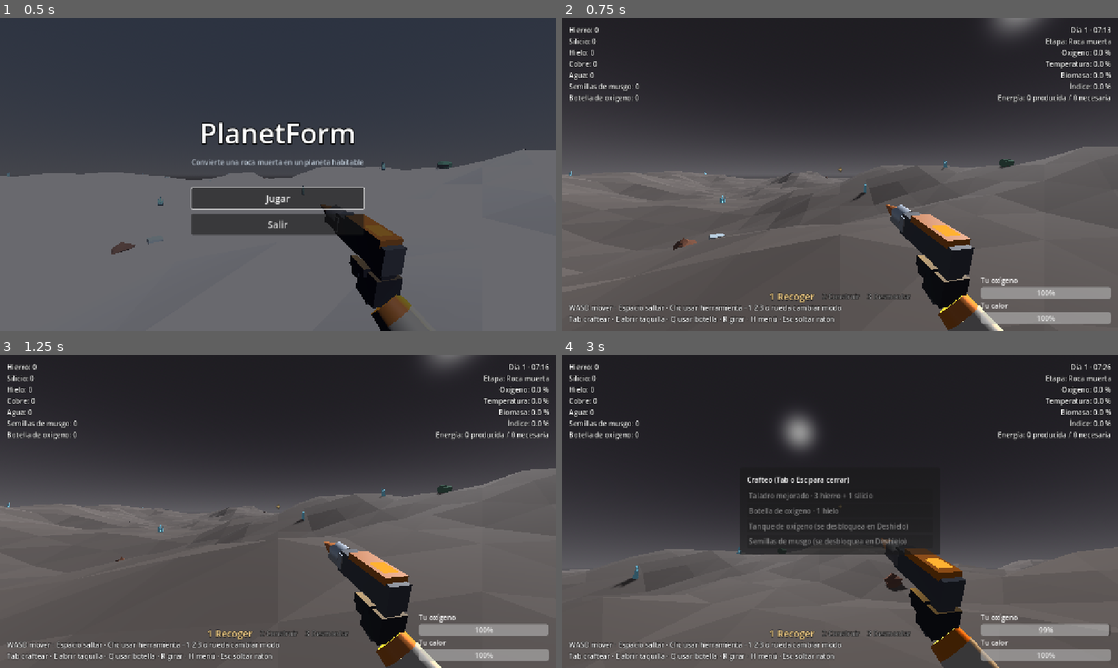
Above: before the commit, frames 1-4 (two rows, left to right).
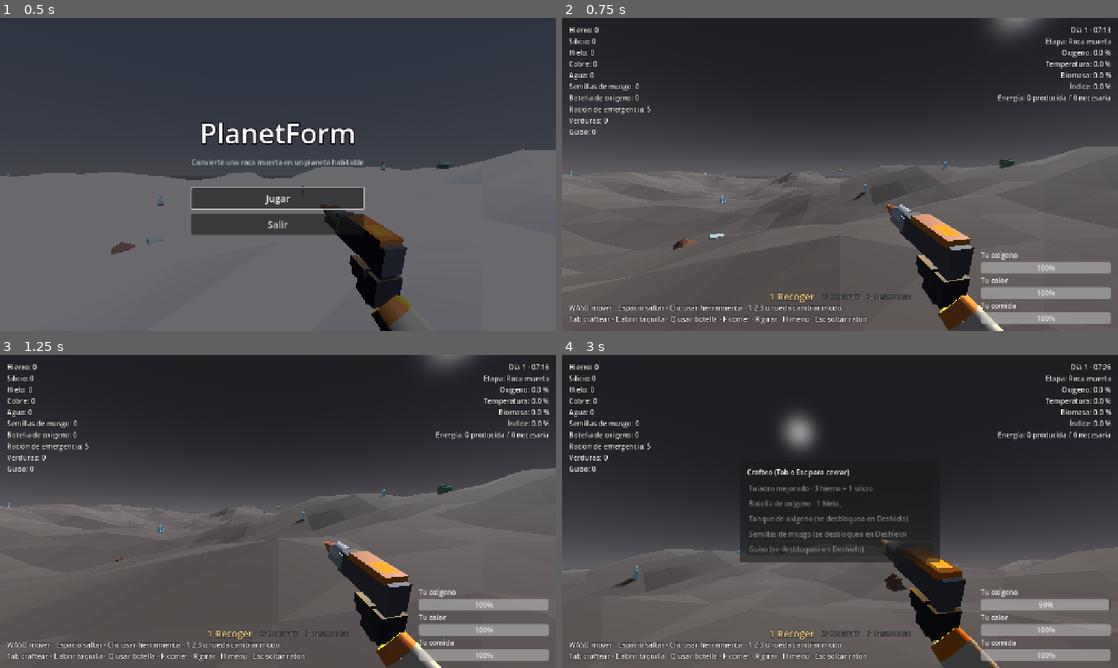
Above: after the commit, the same moments.

Repository: johnlobo/planetform
Game: Godot game, scene res://scenes/main.tscn
The game is run twice, just before and just after one commit, with the same random seed, the same clock (stepped at 60 frames per second) and the same inputs.
Inputs (mouse positions are in pixels of both pictures, inside the frame that each line leads up to):
- Up to frame 1 (0.5 s): no input
- Up to frame 2 (0.75 s): click "Jugar" at 0.5 s
- Up to frame 3 (1.25 s): no input
- Up to frame 4 (3 s): tap Enter (ui_accept) at 1.25 s; move the mouse to (867, 511) at 1.27 s; hold W (move_forward) 1.28-2.03 s; hold Tab (craft) 1.28-2.03 s; click (867, 511) at 1.42 s; tap Space (jump) at 1.52 s; tap F (eat, bound only after the commit) at 1.55, 2.1 s; move the mouse to (728, 527) at 2.02 s; hold S (move_back) 2.03-2.78 s; click (728, 527) at 2.17 s; tap Tab (craft) at 2.3 s; move the mouse to (851, 505) at 2.77 s; hold W (move_forward) from 2.78 s (still down); hold Tab (craft) from 2.78 s (still down); click (851, 505) at 2.92 s

Frame 1 is identical in both runs. In frame 2, 1.5% of the frame differs, in the area x 1-99%, y 28-98%; in frame 3, 1.5%; in frame 4, 4.6%.

Commit message:
Hambre y comida: barra de comida, raciones, verduras del bancal y guiso
- Barra de comida que se vacía en 12 minutos; a 0 hay 60 s para comer.
- F come verduras (+20), raciones (+40) o guiso (+100); se empieza con 5 raciones.
- El bancal da 1 verdura cada 20 s con energía (hasta 12), se ven los frutos y se abre con E.
- Guiso: 3 verduras + 1 agua.
- La producción de la bomba y del bancal comparte código (produce_time por máquina).
- Se guarda el hambre; las partidas antiguas reciben las raciones iniciales.

Co-Authored-By: Claude Opus 5.5 (1M context) <noreply@anthropic.com>
Claude-Session: https://claude.ai/code/session_01D6hFzFaLP2uXyi52sDmz7U

Diff:
--- a/scripts/game_state.gd
+++ b/scripts/game_state.gd
@@ -22,6 +22,9 @@
 	"agua": "Agua",
 	"semillas": "Semillas de musgo",
 	"botella": "Botella de oxígeno",
+	"racion": "Ración de emergencia",
+	"verdura": "Verduras",
+	"guiso": "Guiso",
 }
 
 # "stage" es la etapa mínima de terraformación que desbloquea la receta.
@@ -37,6 +40,7 @@
 	"generador_avanzado": {"name": "Generador avanzado", "cost": {"hierro": 4, "cobre": 3, "hielo": 3}, "kind": "building", "stage": 2},
 	"calentador_avanzado": {"name": "Calentador avanzado", "cost": {"hierro": 4, "cobre": 3, "silicio": 2}, "kind": "building", "stage": 2},
 	"semillas": {"name": "Semillas de musgo", "cost": {"agua": 1, "silicio": 1}, "kind": "consumable", "stage": 2},
+	"guiso": {"name": "Guiso", "cost": {"verdura": 3, "agua": 1}, "kind": "consumable", "stage": 2},
 	"musgo": {"name": "Musgo", "cost": {"semillas": 1}, "kind": "building", "stage": 2},
 	"bomba": {"name": "Bomba de agua", "cost": {"hierro": 3, "cobre": 2}, "kind": "building", "stage": 2},
 	"cultivo": {"name": "Bancal de cultivo", "cost": {"hierro": 2, "agua": 3, "semillas": 2}, "kind": "building", "stage": 2},
@@ -64,10 +68,16 @@
 	"taquilla": {"energy": 0, "oxygen": 0, "temperature": 0, "biomass": 0, "storage": 50},
 	# Deshielo: el musgo crece solo; el bancal, más rápido pero con energía.
 	"musgo": {"energy": 0, "oxygen": 0, "temperature": 0, "biomass": 1},
-	"cultivo": {"energy": -1, "oxygen": 0, "temperature": 0, "biomass": 3},
-	# Saca agua del subsuelo y la guarda: "produces" cada PUMP_TIME segundos.
-	"bomba": {"energy": -1, "oxygen": 0, "temperature": 0, "biomass": 0, "storage": 20, "produces": "agua"},
+	# Saca agua del subsuelo y la guarda: una unidad de "produces" cada
+	# "produce_time" segundos con toda la energía, hasta llenar "storage".
+	"bomba": {"energy": -1, "oxygen": 0, "temperature": 0, "biomass": 0, "storage": 20, "produces": "agua", "produce_time": 6.0},
+	# El bancal, además de subir la biomasa, da verduras para comer.
+	"cultivo": {"energy": -1, "oxygen": 0, "temperature": 0, "biomass": 3, "storage": 12, "produces": "verdura", "produce_time": 20.0},
 }
+
+# Comida: cuánto quita el hambre cada cosa. Al comer (F) se toma la primera
+# de esta lista que haya en la mochila.
+const FOODS := {"verdura": 20.0, "racion": 40.0, "guiso": 100.0}
 
 # Modos de la herramienta de mano, en el orden de las teclas 1, 2 y 3.
 const TOOL_MODES := ["recoger", "construir", "desmontar"]
@@ -86,7 +96,14 @@
 const TANK_O2_MAX := 200.0
 const PLAYER_O2_DRAIN := 0.5 # por segundo, con el planeta sin oxígeno
 const BOTTLE_REFILL := 50.0
-const PUMP_TIME := 6.0 # segundos por unidad de agua de la bomba con toda la energía
+# Hambre: la barra de comida se vacía en HUNGER_MAX / HUNGER_DRAIN segundos
+# (12 minutos, tres días). Vacía, hay STARVE_TIME segundos para comer algo.
+const HUNGER_MAX := 100.0
+const HUNGER_DRAIN := 100.0 / 720.0
+const HUNGER_WARNING := 25.0
+const STARVE_TIME := 60.0
+# Raciones con las que se empieza, para aguantar hasta tener bancales.
+const START_RATIONS := 5
 # Peso de cada métrica en el índice de terraformación. Sin biomasa se llega
 # como mucho al 80 %: para que el planeta sea habitable hacen falta plantas.
 const INDEX_WEIGHTS := {"oxygen": 0.4, "temperature": 0.4, "biomass": 0.2}
@@ -104,7 +121,8 @@
 const SAVE_PATH := "user://partida.json"
 const AUTOSAVE_TIME := 15.0
 
-var inventory := {"hierro": 0, "silicio": 0, "hielo": 0, "cobre": 0, "agua": 0, "semillas": 0, "botella": 0}
+var inventory := {"hierro": 0, "silicio": 0, "hielo": 0, "cobre": 0, "agua": 0, "semillas": 0, "botella": 0,
+		"racion": START_RATIONS, "verdura": 0, "guiso": 0}
 var has_drill := false
 var has_tank := false
 # Número de construcciones colocadas de cada tipo.
@@ -118,6 +136,10 @@
 var time_of_day := START_TIME
 var day := 1
 var warmth := WARMTH_MAX
+var hunger := HUNGER_MAX
+# Segundos que lleva el jugador con la barra de comida vacía.
+var _starve_time := 0.0
+var _was_hungry := false
 var _was_night := false
 var _was_cold := false
 var _was_frozen := false
@@ -170,6 +192,9 @@
 		_update_stage()
 
 	_update_day_and_cold(delta)
+	_update_hunger(delta)
+	if dead:
+		return
 	if sheltered:
 		# Dentro de la base hay aire: la reserva se rellena.
 		player_oxygen = minf(player_o2_max(), player_oxygen + SHELTER_O2_REFILL * delta)
@@ -198,6 +223,9 @@
 	dead = false
 	player_oxygen = player_o2_max()
 	warmth = WARMTH_MAX
+	hunger = HUNGER_MAX
+	_starve_time = 0.0
+	_was_hungry = false
 	_was_cold = false
 	_was_frozen = false
 	_was_low_oxygen = false
@@ -249,6 +277,40 @@
 	if frozen and not _was_frozen:
 		message.emit("Estás helado: gastas oxígeno el triple de rápido.")
 	_was_frozen = frozen
+
+
+func _update_hunger(delta: float) -> void:
+	hunger = maxf(0.0, hunger - HUNGER_DRAIN * delta)
+	var hungry := hunger <= HUNGER_WARNING
+	if hungry and not _was_hungry:
+		message.emit("Tienes hambre: come algo (F).")
+		Sfx.play("alarma")
+	_was_hungry = hungry
+	if hunger > 0.0:
+		_starve_time = 0.0
+		return
+	if _starve_time == 0.0:
+		message.emit("Te mueres de hambre: come algo antes de %d segundos (F)." % int(STARVE_TIME))
+		Sfx.play("alarma")
+	_starve_time += delta
+	if _starve_time >= STARVE_TIME:
+		_die("Te desmayaste de hambre.")
+
+
+## Come lo primero de FOODS que haya en la mochila.
+func eat() -> void:
+	if hunger >= HUNGER_MAX - 1.0:
+		message.emit("No tienes hambre.")
+		return
+	for id in FOODS:
+		if int(inventory.get(id, 0)) > 0:
+			inventory[id] = int(inventory[id]) - 1
+			hunger = minf(HUNGER_MAX, hunger + float(FOODS[id]))
+			Sfx.play("recoger")
+			message.emit("Comes: %s." % String(RESOURCE_NAMES[id]).to_lower())
+			inventory_changed.emit()
+			return
+	message.emit("No tienes comida: cultívala en un bancal.")
 
 
 func _near_heater() -> bool:
@@ -486,6 +548,7 @@
 		"time_of_day": time_of_day,
 		"day": day,
 		"warmth": warmth,
+		"hunger": hunger,
 		"finished": finished,
 		"machines": machines,
 		"modules": modules,
@@ -529,6 +592,11 @@
 	time_of_day = float(data.get("time_of_day", START_TIME))
 	day = int(data.get("day", 1))
 	warmth = float(data.get("warmth", WARMTH_MAX))
+	hunger = float(data.get("hunger", HUNGER_MAX))
+	_was_hungry = hunger <= HUNGER_WARNING
+	if not data.has("hunger"):
+		# Partida de antes del hambre: se le dan las raciones del principio.
+		inventory["racion"] = START_RATIONS
 	_was_night = is_night()
 	finished = bool(data.get("finished", false))
 	for m in data.get("machines", []):
@@ -559,6 +627,7 @@
 func _reset_state() -> void:
 	for id in inventory:
 		inventory[id] = 0
+	inventory["racion"] = START_RATIONS
 	has_drill = false
 	has_tank = false
 	machine_counts = {}
@@ -571,6 +640,9 @@
 	time_of_day = START_TIME
 	day = 1
 	warmth = WARMTH_MAX
+	hunger = HUNGER_MAX
+	_starve_time = 0.0
+	_was_hungry = false
 	_was_night = false
 	_was_cold = false
 	_was_frozen = false
@@ -595,6 +667,7 @@
 	_add_key("jump", [KEY_SPACE])
 	_add_key("craft", [KEY_TAB, KEY_C])
 	_add_key("use_bottle", [KEY_Q])
+	_add_key("eat", [KEY_F])
 	_add_key("release_mouse", [KEY_ESCAPE])
 	_add_key("pause", [KEY_H])
 	_add_key("rotate_building", [KEY_R])
--- a/scripts/hud.gd
+++ b/scripts/hud.gd
@@ -19,6 +19,7 @@
 var planet_label: Label
 var oxygen_bar: ProgressBar
 var warmth_bar: ProgressBar
+var hunger_bar: ProgressBar
 var hint_label: Label
 var message_label: Label
 var craft_panel: PanelContainer
@@ -68,7 +69,7 @@
 	help.grow_vertical = Control.GROW_DIRECTION_BEGIN
 	help.offset_left = 16
 	help.offset_bottom = -16
-	help.text = "WASD mover · Espacio saltar · Clic usar herramienta · 1 2 3 o rueda cambiar modo\nTab craftear · E abrir taquilla · Q usar botella · R girar · H menú · Esc soltar ratón"
+	help.text = "WASD mover · Espacio saltar · Clic usar herramienta · 1 2 3 o rueda cambiar modo\nTab craftear · E abrir taquilla · Q usar botella · F comer · R girar · H menú · Esc soltar ratón"
 
 	_build_mode_bar()
 
@@ -96,6 +97,14 @@
 	warmth_bar.custom_minimum_size = Vector2(300, 20)
 	warmth_bar.mouse_filter = Control.MOUSE_FILTER_IGNORE
 	oxygen_box.add_child(warmth_bar)
+	var hunger_title := Label.new()
+	hunger_title.text = "Tu comida"
+	oxygen_box.add_child(hunger_title)
+	hunger_bar = ProgressBar.new()
+	hunger_bar.max_value = Game.HUNGER_MAX
+	hunger_bar.custom_minimum_size = Vector2(300, 20)
+	hunger_bar.mouse_filter = Control.MOUSE_FILTER_IGNORE
+	oxygen_box.add_child(hunger_bar)
 	add_child(oxygen_box)
 
 	_build_craft_panel()
@@ -150,11 +159,12 @@
 	oxygen_bar.max_value = Game.player_o2_max()
 	oxygen_bar.value = Game.player_oxygen
 	warmth_bar.value = Game.warmth
+	hunger_bar.value = Game.hunger
 	hint_label.text = "" if Game.ui_open else Game.hint
 	if _open_panel == locker_panel and not is_instance_valid(_locker):
 		_close_panel()
 	elif _open_panel == locker_panel and _locker.stored_total() != _locker_total:
-		# La bomba sigue sacando agua con el panel abierto.
+		# La bomba y el bancal siguen produciendo con el panel abierto.
 		_refresh_locker()
 	planet_label.text = Game.clock_text() + ("  (noche)" if Game.is_night() else "") + "\nEtapa: %s\nOxígeno: %.1f %%\nTemperatura: %.1f %%\nBiomasa: %.1f %%\nÍndice: %.1f %%\nEnergía: %d producida / %d necesaria" % [
 		Game.STAGES[Game.stage]["name"], Game.oxygen, Game.temperature, Game.biomass,
@@ -467,7 +477,7 @@
 	_locker_total = _locker.stored_total()
 	var locker_name: String = Game.RECIPES[_locker.kind]["name"]
 	locker_title.text = "%s · %d / %d (E, Tab o Esc para cerrar)" % [locker_name, _locker.stored_total(), _locker.capacity()]
-	# En la bomba de agua solo se saca lo bombeado; no se guarda nada.
+	# En la bomba y el bancal solo se saca lo producido; no se guarda nada.
 	var accepts: bool = not Game.MACHINES[_locker.kind].has("produces")
 	for column in [locker_inventory, locker_contents]:
 		for child in column.get_children():
@@ -475,7 +485,7 @@
 	locker_inventory.add_child(_small_heading("Mochila"))
 	if not accepts:
 		var note := Label.new()
-		note.text = "Aquí solo se saca el agua bombeada."
+		note.text = "Aquí solo se saca lo que produce."
 		note.add_theme_color_override("font_color", Color(0.75, 0.75, 0.75))
 		locker_inventory.add_child(note)
 	locker_contents.add_child(_small_heading(locker_name))
--- a/scripts/machine.gd
+++ b/scripts/machine.gd
@@ -9,9 +9,12 @@
 ## Caja que ocupa en el suelo (ancho, alto, fondo), para comprobar dónde cabe.
 var footprint := Vector3.ONE
 var _spinner: Node3D
-# La bomba de agua: cabezal que sube y baja, y segundos acumulados de bombeo.
+# La bomba de agua: cabezal que sube y baja.
 var _piston: Node3D
-var _pump_time := 0.0
+# Segundos acumulados de producción (agua de la bomba, verduras del bancal).
+var _produce_time := 0.0
+# Frutos del bancal: se ve uno por cada verdura lista para recoger.
+var _fruits: Array[Node3D] = []
 # El musgo nace pequeño y crece hasta su tamaño en GROW_TIME segundos.
 var _growth := 1.0
 const GROW_TIME := 40.0
@@ -174,9 +177,21 @@
 			sprout.radial_segments = 4
 			var green := StandardMaterial3D.new()
 			green.albedo_color = Color(0.3, 0.7, 0.25)
+			var fruit := SphereMesh.new()
+			fruit.radius = 0.08
+			fruit.height = 0.15
+			fruit.radial_segments = 6
+			fruit.rings = 3
+			var red := StandardMaterial3D.new()
+			red.albedo_color = Color(0.9, 0.25, 0.12)
+			red.roughness = 0.6
 			for i in 6:
 				for j in 2:
-					_mesh(sprout, Vector3(-0.65 + i * 0.26, 0.62, -0.18 + j * 0.36), green)
+					var spot := Vector3(-0.65 + i * 0.26, 0.62, -0.18 + j * 0.36)
+					_mesh(sprout, spot, green)
+					var ripe := _mesh(fruit, spot + Vector3(0, 0.14, 0), red)
+					ripe.visible = false
+					_fruits.append(ripe)
 	mesh_instance.material_override = material
 	add_child(mesh_instance)
 	var collision := CollisionShape3D.new()
@@ -294,21 +309,25 @@
 		_growth = minf(1.0, _growth + delta / GROW_TIME)
 		scale = Vector3.ONE * lerpf(0.3, 1.0, _growth)
 	if Game.MACHINES[kind].has("produces"):
-		_pump(delta)
-
-
-## La bomba saca una unidad cada PUMP_TIME segundos, más despacio si le
-## falta energía, hasta llenarse.
-func _pump(delta: float) -> void:
+		_produce(delta)
+
+
+## La bomba y el bancal sacan una unidad cada "produce_time" segundos, más
+## despacio si les falta energía, hasta llenarse.
+func _produce(delta: float) -> void:
 	var ratio := Game.energy_ratio()
-	var full := stored_total() >= capacity()
+	var total := stored_total()
+	var full := total >= capacity()
 	if _piston:
 		_piston.position.y = 1.5 + (0.0 if full or ratio <= 0.0 else sin(Time.get_ticks_msec() * 0.006) * 0.12)
+	for i in _fruits.size():
+		_fruits[i].visible = i < total
 	if full or ratio <= 0.0 or data.is_empty():
 		return
-	_pump_time += delta * ratio
-	if _pump_time >= Game.PUMP_TIME:
-		_pump_time -= Game.PUMP_TIME
+	_produce_time += delta * ratio
+	var period := float(Game.MACHINES[kind]["produce_time"])
+	if _produce_time >= period:
+		_produce_time -= period
 		var resource := String(Game.MACHINES[kind]["produces"])
 		items()[resource] = int(items().get(resource, 0)) + 1
 
--- a/scripts/player.gd
+++ b/scripts/player.gd
@@ -92,6 +92,8 @@
 			Game.locker_requested.emit(target)
 	elif event.is_action_pressed("use_bottle"):
 		Game.use_bottle()
+	elif event.is_action_pressed("eat"):
+		Game.eat()
 	elif event.is_action_pressed("release_mouse"):
 		Input.mouse_mode = Input.MOUSE_MODE_VISIBLE
 
Not shown, changed: README.md
